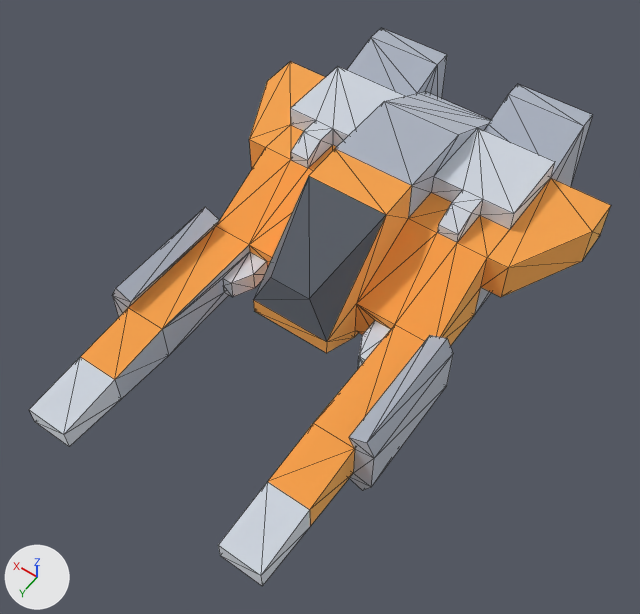
The glTF model island-race/import/kenney-space-kit/craft_miner.glb: old version first, new version second.
Rendered twice from a camera (50 mm lens) standing at (0.52, 0.66, 3.37) and looking at (1.95, -1.34, 0.23). Lighting does not change. The marker at lower left points along +X, +Y and +Z. The older version comes first. Mesh edges are drawn as thin lines. Where no turn or scale is listed for an object, it has been applied to the vertices. Vertices at exactly the same position are counted once.

Before the edit, the objects in view are built like this:
```python
me_mesh_craft_miner = bpy.data.meshes.new('Mesh craft_miner')
me_mesh_craft_miner.from_pydata(...)  # 194 vertices, 384 faces; spans x -0.9..0.9, y -1.3..1.3, z 0.0..0.7
# faces by material slot: [26, 132, 110, 116]
me_mesh_craft_miner.materials.append(mat_dark)  # grey #8f949e
me_mesh_craft_miner.materials.append(mat_metaldark)  # light grey #d6dbe4
me_mesh_craft_miner.materials.append(mat_metal)  # white #edf0f5
me_mesh_craft_miner.materials.append(mat_metalred)  # orange #ffd07c
ob_craft_miner = bpy.data.objects.new('craft_miner', me_mesh_craft_miner)
ob_craft_miner.location = (2.0, -1.5, 0.0)
```
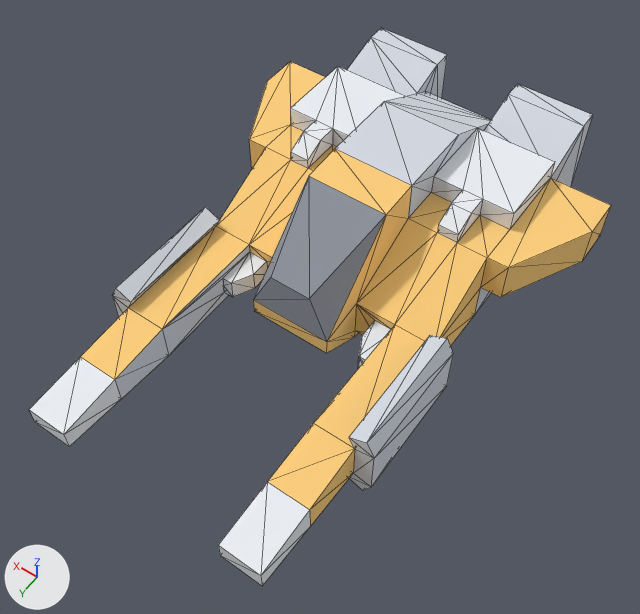
The change, as a list of edits to the scene's bpy script:
```text
Add img_image_0:
    img_image_0 = load_image('Image_0', '_unpacked/Image_0', 16, 16, 'sRGB')
Add mat_palette:
    mat_palette = principled_material('palette')
    mat_palette.texture = img_image_0
    mat_palette.roughness = 1.0
Change me_mesh_craft_miner:
    where me_mesh_craft_miner.from_pydata(...)  # 194 vertices, 384 faces; spans x -0.9..0.9, y -1.3..1.3, z 0.0..0.7
    used by ob_craft_miner; location = (2.0, -1.5, 0.0)
    me_mesh_craft_miner part 1: all 26 faces that had it switch from mat_dark (grey #8f949e) to mat_palette (picture img_image_0)
    me_mesh_craft_miner part 2: all 132 faces that had it switch from mat_metaldark (light grey #d6dbe4) to mat_palette (picture img_image_0)
    me_mesh_craft_miner part 3: all 110 faces that had it switch from mat_metal (white #edf0f5) to mat_palette (picture img_image_0)
    me_mesh_craft_miner part 4: all 116 faces that had it switch from mat_metalred (orange #ffd07c) to mat_palette (picture img_image_0)
    me_mesh_craft_miner part 5: texture (UV) coordinates of 384 of 384 faces, centred in x -0.9..0.9, y -1.3..1.3, z 0.0..0.7, changed; they spanned u -51.18..51.18, v -51.18..52.29 and now span u 0.25..0.75, v 0.25..0.75
Remove ob_tmpparent:
    ob_tmpparent = bpy.data.objects.new('tmpParent', None)
    ob_tmpparent.location = (0.0, 0.0, 0.0)
```

Changed parts and their boxes (x1, y1, x2, y2) in the pictures (640 x 614 px):
'craft_miner', recoloured, surface changed: (29, 28, 611, 584) in both
part 1 of me_mesh_craft_miner, recoloured (lighter): (253, 176, 386, 342) in both
part 2 of me_mesh_craft_miner, recoloured: (114, 28, 593, 490) in both
part 3 of me_mesh_craft_miner, recoloured: (29, 67, 555, 584) in both
part 4 of me_mesh_craft_miner, recoloured: (81, 62, 611, 526) in both
part 5 of me_mesh_craft_miner, surface changed: (29, 28, 611, 584) in both
